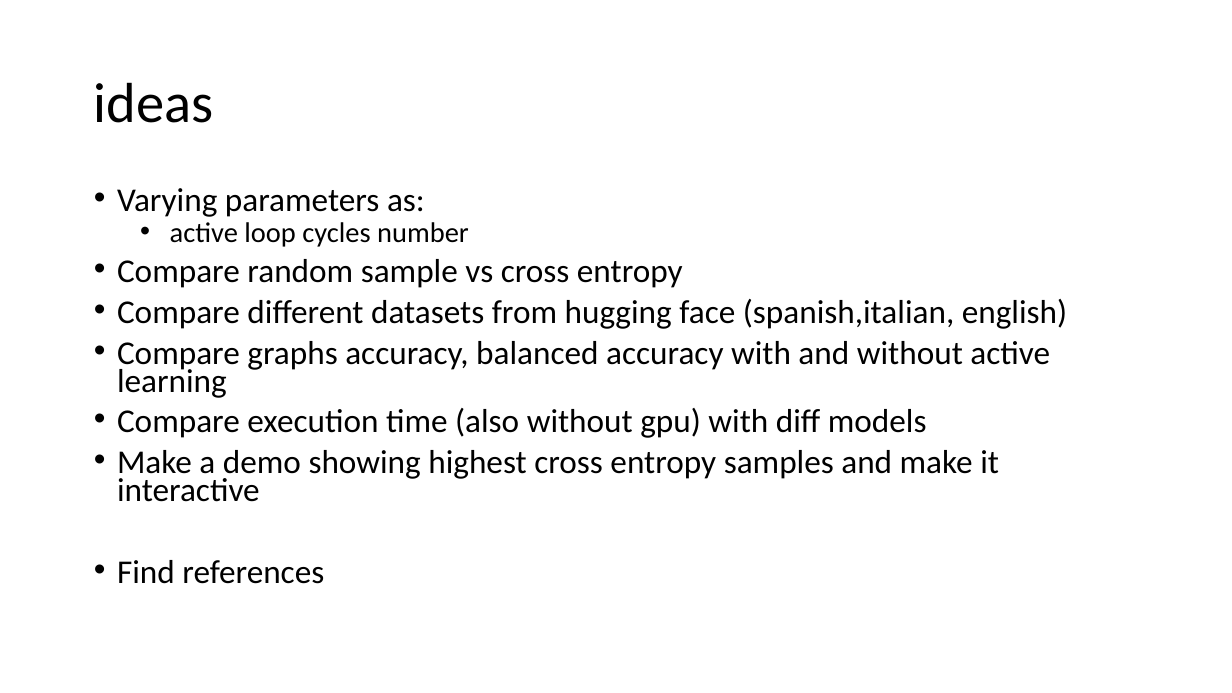
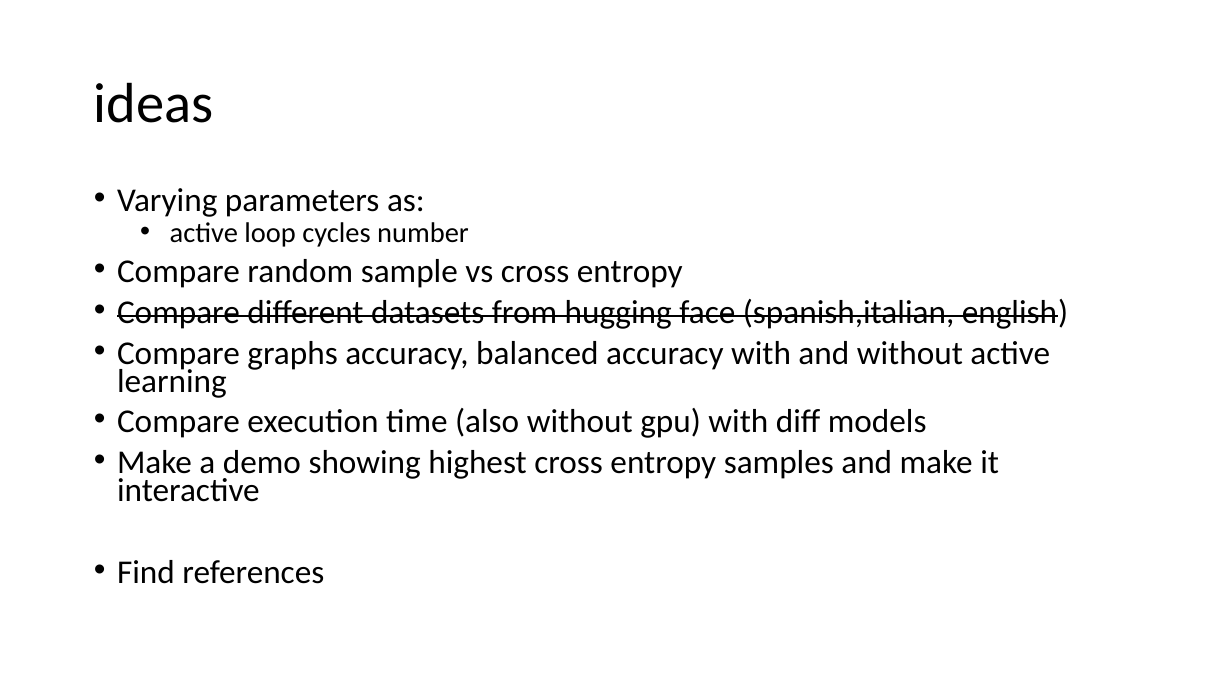
Before and after one commit to Tryner/aml_final, a slide deck: slide 2 of TASKS.pptx. Drawn at 1232x693 pixels with LibreOffice and Linux fonts; fonts in the diff are those of the drawing. Boxes give left, top, right and bottom in pixels: in the first picture for what was removed or moved away, otherwise in the second. Text is boxed around its words. In the diff, an @@ line names an element or a change of style, - is before the commit and + after.

```diff
--- a/TASKS.pptx
+++ b/TASKS.pptx
@@ text at bbox=[117, 299, 1068, 329]: strikethrough on in "Compare different datasets from hugging face (spanish,italia ..." @@
```
Also in this commit, not shown: 3 other files.
